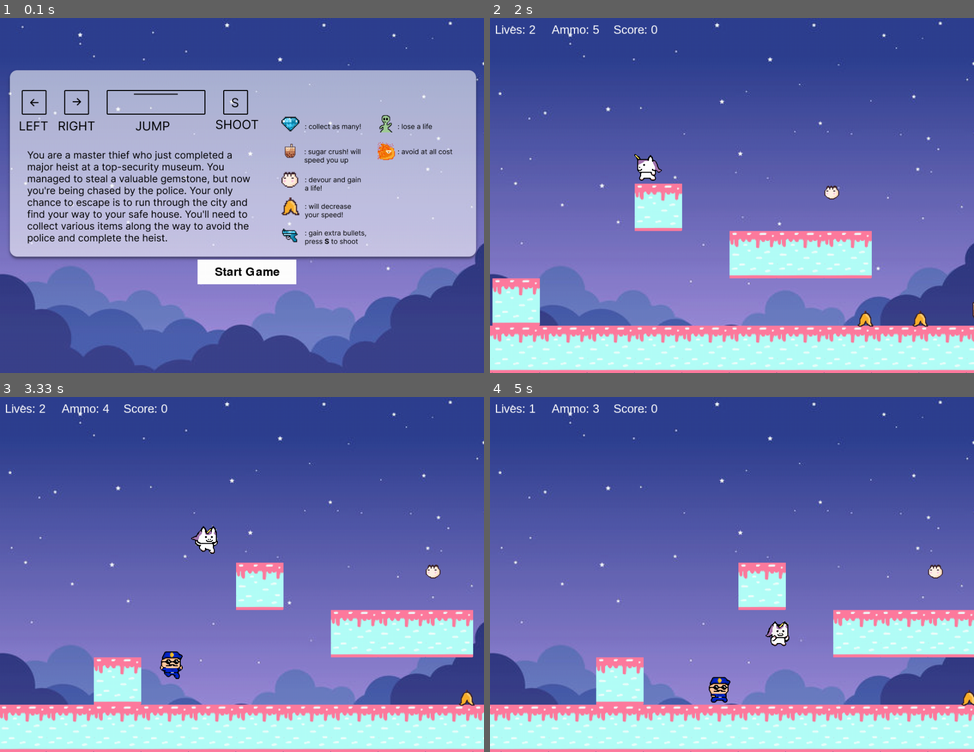
Above: before the commit, frames 1-4 (two rows, left to right).
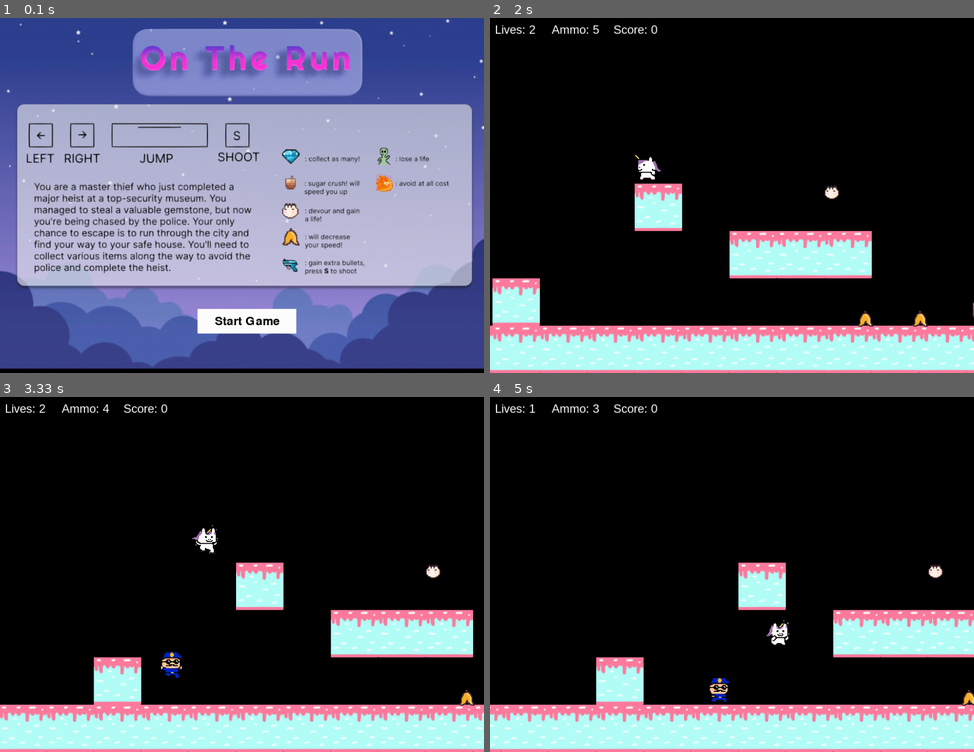
Above: after the commit, the same moments.

Repository: biancafu/pygame_hackathon
Game: pygame game, started from main.py
The game is run twice, just before and just after one commit, with the same random seed, the same clock (stepped at 60 frames per second) and the same inputs.
Inputs:
- Up to frame 1 (0.1 s): no input
- Up to frame 2 (2 s): click "Start Game" at 0.38 s; hold Left from 1.67 s (still down)
- Up to frame 3 (3.33 s): release Left at 2.2 s; tap S at 2.23 s; hold Left 2.57-2.97 s; tap Space at 2.63, 2.93, 3.07 s; hold Right from 3 s (still down)
- Up to frame 4 (5 s): tap Space at 3.37, 3.73, 4.03, 4.23, 4.53, 4.73 s; release Right at 3.63 s; hold Left 3.67-4.13 s; tap S at 3.82 s; hold Right 4.17-4.63 s; hold Right from 4.67 s (still down)

The runs differ from the first frame. In frame 1, 38% of the frame differs, in the area x 0-100%, y 0-100%; in frame 2, 80%; in frame 3, 80%; in frame 4, 80%.

Commit message:
update instructions

Diff:
--- a/main.py
+++ b/main.py
@@ -49,7 +49,7 @@
 # define font for the text
 font = pygame.font.SysFont("Arial", 24)
 
-BG_IMG = pygame.transform.scale2x(pygame.image.load(os.path.join("imgs", "bg.jpg")).convert_alpha())
+BG_IMG = (pygame.image.load(os.path.join("imgs", "1.png")).convert_alpha())
 BG_IMG2 = pygame.transform.scale2x(pygame.image.load(os.path.join("imgs", "black.jpg")).convert_alpha())
 BG_IMG3 = pygame.transform.scale2x(pygame.image.load(os.path.join("imgs", "c.jpg")).convert_alpha())
 
@@ -822,7 +822,7 @@
     elif player.level == 3:
         window.blit(BG_IMG3, (0,0))
     else:
-        window.blit(BG_IMG, (0,0)) #position 0,0 (top left)
+        window.blit(BG_IMG2, (0,0)) #position 0,0 (top left)
 
 
     # create text for lives
@@ -1411,15 +1411,15 @@
 def main(window):
     while True:
         window.blit(BG_IMG, (0,0))
-        instruction_image = pygame.image.load("keys.png").convert_alpha()
-        window.blit(instruction_image, (10, 100))
+        # instruction_image = pygame.image.load("keys.png").convert_alpha()
+        # window.blit(instruction_image, (10, 100))
 
         # Set up the font
         font = pygame.font.Font(None, 36)
 
 
         mx, my = pygame.mouse.get_pos()
-        button_1 = pygame.Rect(400, 490, 200, 50)
+        button_1 = pygame.Rect(400, 590, 200, 50)
         # draw button rectangle
         pygame.draw.rect(window, (255, 255, 255), button_1)
 
Binary file added: imgs/1.png
